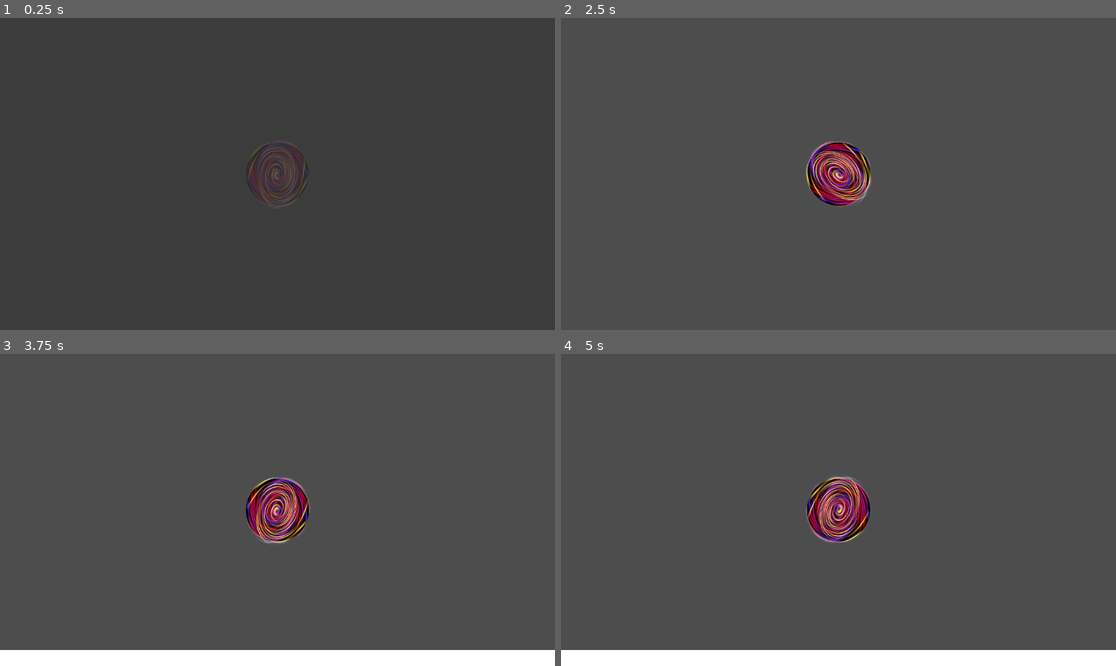
Above: before the commit, frames 1-4 (two rows, left to right).
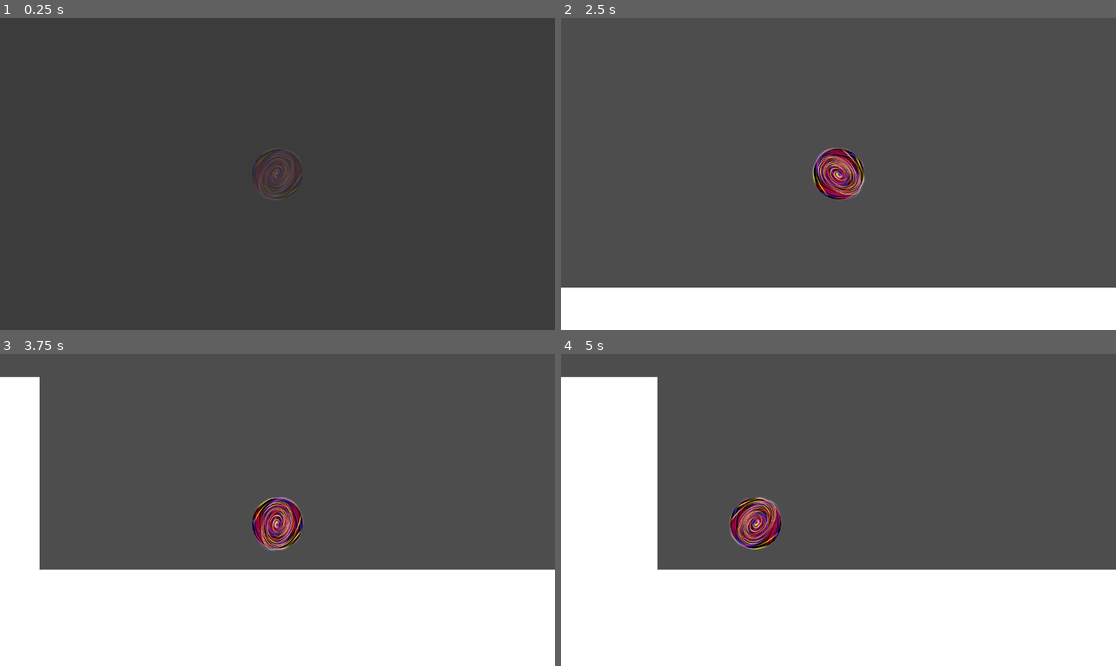
Above: after the commit, the same moments.

Repository: starlight426/TeamSevenGame
Game: Godot game, scene res://main.tscn
The game is run twice, just before and just after one commit, with the same random seed, the same clock (stepped at 60 frames per second) and the same inputs.
Inputs (mouse positions are in pixels of both pictures, inside the frame that each line leads up to):
- Up to frame 1 (0.25 s): no input
- Up to frame 2 (2.5 s): move the mouse to (960, 158) at 0.52 s; hold A (a_press) 0.53-1.28 s; tap Enter at 1.25 s; move the mouse to (727, 189) at 1.27 s; tap D (d_press) at 1.35 s; tap Space at 2 s; move the mouse to (894, 105) at 2.02 s; hold S (s_press) from 2.03 s (still down)
- Up to frame 3 (3.75 s): move the mouse to (249, 572) at 2.77 s; release S (s_press) at 2.78 s; tap W (w_press) at 2.85 s; tap Enter at 3.5 s; move the mouse to (444, 556) at 3.52 s; hold A (a_press) from 3.53 s (still down)
- Up to frame 4 (5 s): move the mouse to (672, 463) at 4.27 s; release A (a_press) at 4.28 s; tap D (d_press) at 4.35 s

The runs differ from the first frame. In frame 1, 0.4% of the frame differs, in the area x 44-56%, y 39-61%; in frame 2, 15%; in frame 3, 32%; in frame 4, 40%, in the area x 0-100%, y 7-95%.

Commit message:
push for 3/9

Diff:
--- a/Combat Scenes/Bullet Scenes/bullet.tscn
+++ b/Combat Scenes/Bullet Scenes/bullet.tscn
@@ -10,6 +10,9 @@
 radius = 27.0
 
 [node name="Circlebullet" type="CharacterBody2D"]
+light_mask = 2
+visibility_layer = 2
+z_index = -1
 collision_layer = 0
 collision_mask = 0
 script = ExtResource("1_kvwl7")
@@ -21,6 +24,8 @@
 shape = SubResource("CircleShape2D_su7xf")
 
 [node name="Sprite2D" type="Sprite2D" parent="."]
+light_mask = 2
+visibility_layer = 2
 texture_filter = 1
 position = Vector2(12, -1)
 rotation = 1.5708
--- a/Combat Scenes/Enemy Scenes/enemy_circle_basic.tscn
+++ b/Combat Scenes/Enemy Scenes/enemy_circle_basic.tscn
@@ -8,7 +8,6 @@
 radius = 100.0
 
 [node name="EnemyCircleBasic" type="CharacterBody2D"]
-rotation = 1.5708
 script = ExtResource("1_akfuv")
 
 [node name="CollisionShape2D" type="CollisionShape2D" parent="."]
@@ -16,8 +15,8 @@
 shape = SubResource("CircleShape2D_fybhy")
 
 [node name="Sprite2D" type="Sprite2D" parent="."]
+rotation = -1.5708
 texture = ExtResource("2_cr1ln")
 
 [node name="TargetDetector" parent="." instance=ExtResource("3_bwdb7")]
-visible = false
-scale = Vector2(10, 10)
+scale = Vector2(20, 20)
--- a/Combat Scenes/Enemy Scenes/enemy_circle_corrupted.tscn
+++ b/Combat Scenes/Enemy Scenes/enemy_circle_corrupted.tscn
@@ -8,17 +8,13 @@
 radius = 100.0
 
 [node name="EnemyCircleCorrupted" type="CharacterBody2D"]
-rotation = 1.5708
 script = ExtResource("1_1rgqo")
 
 [node name="CollisionShape2D" type="CollisionShape2D" parent="."]
-visible = false
 shape = SubResource("CircleShape2D_fybhy")
 
 [node name="Sprite2D" type="Sprite2D" parent="."]
-rotation = 3.14159
 texture = ExtResource("2_nywh3")
 
 [node name="TargetDetector" parent="." instance=ExtResource("3_uds4y")]
-visible = false
-scale = Vector2(10, 10)
+scale = Vector2(100, 100)
--- /dev/null
+++ b/Combat Scenes/Enemy Scenes/enemy_circle_wave.tscn
@@ -0,0 +1,34 @@
+[gd_scene load_steps=5 format=3 uid="uid://cdfypqi8cem6m"]
+
+[ext_resource type="Script" uid="uid://bp25vb2ebvwto" path="res://Scripts/Combat/enemy_circle_wave.gd" id="1_ayii6"]
+[ext_resource type="Texture2D" uid="uid://cjmnm80y4xmca" path="res://Assets/spritePNGs/Enemy_Wave_Circ.png" id="2_amkoj"]
+[ext_resource type="PackedScene" uid="uid://sus6s80ptul7" path="res://AI Modules/Detectors/target_detector.tscn" id="3_if2d3"]
+
+[sub_resource type="CircleShape2D" id="CircleShape2D_fybhy"]
+radius = 304.081
+
+[node name="EnemyCircleWave" type="CharacterBody2D"]
+script = ExtResource("1_ayii6")
+
+[node name="CollisionShape2D" type="CollisionShape2D" parent="."]
+position = Vector2(-63, 0)
+scale = Vector2(0.595, 0.595)
+shape = SubResource("CircleShape2D_fybhy")
+
+[node name="Sprite2D" type="Sprite2D" parent="."]
+position = Vector2(11, 1)
+rotation = -1.5708
+texture = ExtResource("2_amkoj")
+
+[node name="TargetDetector" parent="." instance=ExtResource("3_if2d3")]
+visible = false
+scale = Vector2(20, 20)
+
+[node name="bullet_marker_1" type="Marker2D" parent="."]
+position = Vector2(135, -165)
+
+[node name="bullet_marker_2" type="Marker2D" parent="."]
+position = Vector2(209, 0)
+
+[node name="bullet_marker_3" type="Marker2D" parent="."]
+position = Vector2(135, 165)
--- a/Room Scenes/Circle City/circle_houses_1.tscn
+++ b/Room Scenes/Circle City/circle_houses_1.tscn
@@ -7,8 +7,9 @@
 
 [node name="exit" parent="." instance=ExtResource("1_a1ptf")]
 position = Vector2(-4000, 0)
-target_room = ""
+target_room = "circle_corridor"
 target_entrance = "from_right"
+target_group = "Circle City"
 
 [node name="exit4" parent="." instance=ExtResource("1_a1ptf")]
 position = Vector2(0, 4000)
@@ -22,8 +23,9 @@
 
 [node name="exit3" parent="." instance=ExtResource("1_a1ptf")]
 position = Vector2(4000, 0)
-target_room = ""
-target_entrance = "from_left"
+target_room = "circle_corridor"
+target_entrance = "from_bottomleft"
+target_group = "Circle City"
 
 [node name="WallSquare" parent="." instance=ExtResource("2_nspbo")]
 position = Vector2(-3000, -4000)
@@ -35,19 +37,19 @@
 
 [node name="WallSquare8" parent="." instance=ExtResource("2_nspbo")]
 position = Vector2(3000, 4000)
-scale = Vector2(10, 6)
+scale = Vector2(20, 6)
 
 [node name="WallSquare3" parent="." instance=ExtResource("2_nspbo")]
 position = Vector2(3000, -4000)
-scale = Vector2(10, 6)
+scale = Vector2(20, 6)
 
 [node name="WallSquare2" parent="." instance=ExtResource("2_nspbo")]
 position = Vector2(4000, -3000)
 scale = Vector2(6, 10)
 
 [node name="WallSquare5" parent="." instance=ExtResource("2_nspbo")]
-position = Vector2(-4000, -3000)
-scale = Vector2(6, 10)
+position = Vector2(-4000, -4000)
+scale = Vector2(6, 20)
 
 [node name="WallSquare6" parent="." instance=ExtResource("2_nspbo")]
 position = Vector2(-4000, 3000)
--- a/Room Scenes/Circle City/circle_houses_2.tscn
+++ b/Room Scenes/Circle City/circle_houses_2.tscn
@@ -1,14 +1,15 @@
-[gd_scene load_steps=3 format=3 uid="uid://bmslb4qpqj4un"]
+[gd_scene load_steps=3 format=3 uid="uid://dv0lfkuedqrkn"]
 
 [ext_resource type="PackedScene" uid="uid://duhokojc6cecj" path="res://Overworld Scenes/Object Scenes/exit.tscn" id="1_w2ptu"]
 [ext_resource type="PackedScene" uid="uid://dsrmf6yrx14yl" path="res://Overworld Scenes/Object Scenes/wall_square.tscn" id="2_60dey"]
 
-[node name="TemplateRoom" type="Node2D"]
+[node name="TemplateRoom2" type="Node2D"]
 
 [node name="exit" parent="." instance=ExtResource("1_w2ptu")]
 position = Vector2(-4000, 0)
-target_room = ""
+target_room = "circle_corridor"
 target_entrance = "from_right"
+target_group = "Circle CIty"
 
 [node name="exit4" parent="." instance=ExtResource("1_w2ptu")]
 position = Vector2(0, 4000)
@@ -22,8 +23,9 @@
 
 [node name="exit3" parent="." instance=ExtResource("1_w2ptu")]
 position = Vector2(4000, 0)
-target_room = ""
-target_entrance = "from_left"
+target_room = "circle_corridor"
+target_entrance = "from_bottomleft"
+target_group = "Circle City"
 
 [node name="WallSquare" parent="." instance=ExtResource("2_60dey")]
 position = Vector2(-3000, -4000)
@@ -35,19 +37,19 @@
 
 [node name="WallSquare8" parent="." instance=ExtResource("2_60dey")]
 position = Vector2(3000, 4000)
-scale = Vector2(10, 6)
+scale = Vector2(20, 6)
 
 [node name="WallSquare3" parent="." instance=ExtResource("2_60dey")]
 position = Vector2(3000, -4000)
-scale = Vector2(10, 6)
+scale = Vector2(20, 6)
 
 [node name="WallSquare2" parent="." instance=ExtResource("2_60dey")]
-position = Vector2(4000, -3000)
+position = Vector2(4000, -1500)
 scale = Vector2(6, 10)
 
 [node name="WallSquare5" parent="." instance=ExtResource("2_60dey")]
-position = Vector2(-4000, -3000)
-scale = Vector2(6, 10)
+position = Vector2(-4000, -5500)
+scale = Vector2(6, 20)
 
 [node name="WallSquare6" parent="." instance=ExtResource("2_60dey")]
 position = Vector2(-4000, 3000)
--- a/Room Scenes/Circle City/circle_houses_3.tscn
+++ b/Room Scenes/Circle City/circle_houses_3.tscn
@@ -1,59 +1,60 @@
-[gd_scene load_steps=3 format=3 uid="uid://cq88p4x1lvp1"]
+[gd_scene load_steps=3 format=3 uid="uid://sa23jm0hevja"]
 
-[ext_resource type="PackedScene" uid="uid://duhokojc6cecj" path="res://Overworld Scenes/Object Scenes/exit.tscn" id="1_psflg"]
-[ext_resource type="PackedScene" uid="uid://dsrmf6yrx14yl" path="res://Overworld Scenes/Object Scenes/wall_square.tscn" id="2_ledtx"]
+[ext_resource type="PackedScene" uid="uid://duhokojc6cecj" path="res://Overworld Scenes/Object Scenes/exit.tscn" id="1_gh20l"]
+[ext_resource type="PackedScene" uid="uid://dsrmf6yrx14yl" path="res://Overworld Scenes/Object Scenes/wall_square.tscn" id="2_yu36y"]
 
 [node name="TemplateRoom" type="Node2D"]
 
-[node name="exit" parent="." instance=ExtResource("1_psflg")]
+[node name="exit" parent="." instance=ExtResource("1_gh20l")]
 position = Vector2(-4000, 0)
 target_room = ""
 target_entrance = "from_right"
 
-[node name="exit4" parent="." instance=ExtResource("1_psflg")]
+[node name="exit4" parent="." instance=ExtResource("1_gh20l")]
 position = Vector2(0, 4000)
 target_room = ""
 target_entrance = "from_top"
 
-[node name="exit2" parent="." instance=ExtResource("1_psflg")]
+[node name="exit2" parent="." instance=ExtResource("1_gh20l")]
 position = Vector2(0, -4000)
 target_room = ""
 target_entrance = "from_bottom"
 
-[node name="exit3" parent="." instance=ExtResource("1_psflg")]
+[node name="exit3" parent="." instance=ExtResource("1_gh20l")]
 position = Vector2(4000, 0)
-target_room = ""
-target_entrance = "from_left"
+target_room = "circle_corridor"
+target_entrance = "from_topleft"
+target_group = "Circle City"
 
-[node name="WallSquare" parent="." instance=ExtResource("2_ledtx")]
+[node name="WallSquare" parent="." instance=ExtResource("2_yu36y")]
 position = Vector2(-3000, -4000)
 scale = Vector2(10, 6)
 
-[node name="WallSquare7" parent="." instance=ExtResource("2_ledtx")]
+[node name="WallSquare7" parent="." instance=ExtResource("2_yu36y")]
 position = Vector2(-3000, 4000)
 scale = Vector2(10, 6)
 
-[node name="WallSquare8" parent="." instance=ExtResource("2_ledtx")]
+[node name="WallSquare8" parent="." instance=ExtResource("2_yu36y")]
 position = Vector2(3000, 4000)
-scale = Vector2(10, 6)
+scale = Vector2(20, 6)
 
-[node name="WallSquare3" parent="." instance=ExtResource("2_ledtx")]
+[node name="WallSquare3" parent="." instance=ExtResource("2_yu36y")]
 position = Vector2(3000, -4000)
-scale = Vector2(10, 6)
+scale = Vector2(20, 6)
 
-[node name="WallSquare2" parent="." instance=ExtResource("2_ledtx")]
+[node name="WallSquare2" parent="." instance=ExtResource("2_yu36y")]
 position = Vector2(4000, -3000)
 scale = Vector2(6, 10)
 
-[node name="WallSquare5" parent="." instance=ExtResource("2_ledtx")]
+[node name="WallSquare5" parent="." instance=ExtResource("2_yu36y")]
 position = Vector2(-4000, -3000)
-scale = Vector2(6, 10)
+scale = Vector2(6, 20)
 
-[node name="WallSquare6" parent="." instance=ExtResource("2_ledtx")]
+[node name="WallSquare6" parent="." instance=ExtResource("2_yu36y")]
 position = Vector2(-4000, 3000)
 scale = Vector2(6, 10)
 
-[node name="WallSquare4" parent="." instance=ExtResource("2_ledtx")]
+[node name="WallSquare4" parent="." instance=ExtResource("2_yu36y")]
 position = Vector2(4000, 3000)
 scale = Vector2(6, 10)
 
--- a/Room Scenes/Circle Mantle/mantle_-20.tscn
+++ b/Room Scenes/Circle Mantle/mantle_-20.tscn
@@ -7,8 +7,8 @@
 
 [node name="exit" parent="." instance=ExtResource("1_x8nhq")]
 position = Vector2(4104, 850)
-target_room = "mantle_-20"
-target_entrance = "from_bottom"
+target_room = "mantle_00"
+target_entrance = "from_left"
 target_group = "Circle Mantle"
 
 [node name="exit2" parent="." instance=ExtResource("1_x8nhq")]
@@ -18,7 +18,7 @@
 
 [node name="exit3" parent="." instance=ExtResource("1_x8nhq")]
 position = Vector2(5134, -9028)
-target_room = ""
+target_room = "mantle_"
 target_entrance = "from_left"
 
 [node name="left_camera_limit" type="Marker2D" parent="."]
--- a/Room Scenes/Circle Mantle/mantle_02.tscn
+++ b/Room Scenes/Circle Mantle/mantle_02.tscn
@@ -6,12 +6,12 @@
 [node name="TemplateRoom" type="Node2D"]
 
 [node name="exit" parent="." instance=ExtResource("1_tommf")]
-position = Vector2(-4000, 0)
+position = Vector2(-5500, 0)
 target_room = ""
 target_entrance = "from_right"
 
 [node name="exit4" parent="." instance=ExtResource("1_tommf")]
-position = Vector2(0, 4000)
+position = Vector2(0, 7000)
 target_room = ""
 target_entrance = "from_top"
 
@@ -26,16 +26,16 @@
 target_entrance = "from_left"
 
 [node name="left_camera_limit" type="Marker2D" parent="."]
-position = Vector2(-3500, 0)
+position = Vector2(-6000, 0)
 
 [node name="from_left" type="Marker2D" parent="."]
-position = Vector2(-3000, 0)
+position = Vector2(-5000, 0)
 
 [node name="from_right" type="Marker2D" parent="."]
 position = Vector2(3000, 0)
 
 [node name="from_bottom" type="Marker2D" parent="."]
-position = Vector2(0, 3000)
+position = Vector2(0, 5500)
 
 [node name="from_top" type="Marker2D" parent="."]
 position = Vector2(0, -3000)
@@ -47,10 +47,10 @@
 position = Vector2(0, -3500)
 
 [node name="bottom_camera_limit" type="Marker2D" parent="."]
-position = Vector2(0, 3500)
+position = Vector2(0, 6500)
 
 [node name="WallMantle" parent="." instance=ExtResource("2_6glk7")]
-position = Vector2(-4125, -3447)
+position = Vector2(-5000, -3500)
 scale = Vector2(5, 5)
 
 [node name="WallMantle2" parent="." instance=ExtResource("2_6glk7")]
@@ -62,7 +62,7 @@
 scale = Vector2(5, 5)
 
 [node name="WallMantle4" parent="." instance=ExtResource("2_6glk7")]
-position = Vector2(-2995, 3933)
+position = Vector2(-3000, 7000)
 scale = Vector2(5, 5)
 
 [node name="WallMantle5" parent="." instance=ExtResource("2_6glk7")]
@@ -78,9 +78,9 @@
 scale = Vector2(5, 5)
 
 [node name="WallMantle9" parent="." instance=ExtResource("2_6glk7")]
-position = Vector2(-7539, -248)
+position = Vector2(-8500, -3.05176e-05)
 scale = Vector2(5, 5)
 
 [node name="WallMantle8" parent="." instance=ExtResource("2_6glk7")]
-position = Vector2(3366, 3968)
+position = Vector2(3000, 6500)
 scale = Vector2(5, 5)
--- a/Scripts/Combat/clidean_ai.gd
+++ b/Scripts/Combat/clidean_ai.gd
@@ -1,11 +1,13 @@
 extends CharacterBody2D
 
 @export var hp = 1000
+var max_hp = hp
 @export var team = "circle"
 var target = null
 var last_shot_angle = 0.0
 var fire_ready = false
-@export var fire_rate = 1.0
+var passive_fire_rate = 0.3
+var firing_passive_bullets = false
 var rotation_speed = PI / 32
 var color = "default"
 var type = "default"
@@ -16,15 +18,15 @@
 @export var bullet_count = 8
 
 var phase = 1  # Tracks the current phase
-var mode_switch_timer = 0.0  # Timer for switching movement modes
-@export var mode_switch_interval = 3.0  # Interval for movement mode change
 
 # Called when the node enters the scene
 func _ready() -> void:
 	$TargetDetector.update_parent_target.connect(update_target)
 	await get_tree().create_timer(0.5).timeout
 	fire_ready = true
-	mode_switch_timer = mode_switch_interval
+
+func start_battle():
+	pass
 
 # Called every frame
 func _physics_process(delta: float) -> void:
@@ -33,14 +35,14 @@
 		move_based_on_mode(delta)
 		global_rotation = lerp_angle(global_rotation, (target.global_position - global_position).angle(), rotation_speed)
 
-		if fire_ready:
-			fire()
+	if fire_ready:
+		passive_fire()
 
 		# Handle mode switching
-		mode_switch_timer -= delta
-		if mode_switch_timer <= 0:
-			choose_random_move_mode()
-			mode_switch_timer = mode_switch_interval
+		#mode_switch_timer -= delta
+		#if mode_switch_timer <= 0:
+		#	choose_random_move_mode()
+		#	mode_switch_timer = mode_switch_interval
 
 		# Check phase changes based on HP
 		check_phase()
@@ -63,24 +65,13 @@
 		velocity = Vector2.ZERO
 
 # Shooting function
-func fire() -> void:
-	var random_angle = randf_range(PI, 2 * PI) + last_shot_angle
+func passive_fire() -> void:
+	var random_angle = randf_range(PI/2, 3 * PI/2) + last_shot_angle
 	last_shot_angle = random_angle
-
-	# Fire based on the current phase
-	match phase:
-		1:
-			fire_basic_bullets()
-		2:
-			fire_aggressive_bullets()
-		3:
-			fire_artillery_bullets()
-		4:
-			fire_chaos_bullets()
 
 	# Reset fire readiness after cooldown
 	fire_ready = false
-	await get_tree().create_timer(1 / fire_rate).timeout
+	await get_tree().create_timer(1/passive_fire_rate).timeout
 	fire_ready = true
 
 # Fire basic bullets in a simple circle pattern
@@ -110,25 +101,28 @@
 func check_phase():
 	if hp <= 750 and phase == 1:
 		phase = 2
-		fire_rate = 1.5
+		passive_fire_rate = 1.5
 		move_speed *= 1.2
 	elif hp <= 500 and phase == 2:
 		phase = 3
-		fire_rate = 1.2
+		passive_fire_rate = 1.2
 		move_speed *= 0.8
 	elif hp <= 250 and phase == 3:
 		phase = 4
-		fire_rate = 2.0
+		passive_fire_rate = 2.0
 		move_speed *= 1.5
 
 # Choose a random movement mode
-func choose_random_move_mode():
-	var random_choice = randi() % 3
-	match random_choice:
-		0:
-			move_mode = "chase"
-		1:
-			move_mode = "strafe"
-			strafe_direction = "clockwise" if randi() % 2 == 0 else "counterclockwise"
-		2:
-			move_mode = "stay"
+#func choose_random_move_mode():
+#	var random_choice = randi() % 3
+#	match random_choice:
+#		0:
+#			move_mode = "chase"
+#		1:
+#			move_mode = "strafe"
+#			strafe_direction = "clockwise" if randi() % 2 == 0 else "counterclockwise"
+#		2:
+#			move_mode = "stay"
+
+func update_target(body):
+	target = body
--- a/Scripts/Combat/enemy_circle_basic.gd
+++ b/Scripts/Combat/enemy_circle_basic.gd
@@ -2,6 +2,7 @@
 
 @export var hp = 50
 @export var team = "circle"
+@export var speed = 500
 var target = null
 var closest_danger = null
 var fire_ready = false
@@ -9,7 +10,6 @@
 var rotation_speed = PI/32
 var color = "default"
 var type = "default"
-
 
 # Called when the node enters the scene tree for the first time.
 func _ready() -> void:
@@ -19,16 +19,19 @@
 
 # Called every frame. 'delta' is the elapsed time since the previous frame.
 func _physics_process(delta: float) -> void:
+
 	if(target):
+		velocity = Vector2(speed,0).rotated(global_rotation)
 		# smoothly turns to target if it exists
 		global_rotation = lerp_angle(global_rotation,(target.global_position - global_position).angle(),rotation_speed)
 		# fires if target exists
 		if(fire_ready):
 			fire()
 
+	move_and_slide()
 func fire():
 	fire_ready = false
-	AttackSpawner.spawn_bullets(global_position,global_rotation,"single",1,0,"default","circle","straight",1000,2,30,"circle","purple",0,0,0)
+	AttackSpawner.spawn_bullets(global_position,global_rotation,"single",1,0,"default","circle","straight",2000,3,30,"circle","purple",0,0,0)
 	await get_tree().create_timer(1/fire_rate).timeout
 	fire_ready = true
 
--- a/Scripts/Combat/enemy_circle_corrupted.gd
+++ b/Scripts/Combat/enemy_circle_corrupted.gd
@@ -9,9 +9,10 @@
 var turn_ready = false
 var home_position = global_position
 var fire_direction = global_rotation
+var turn_angle = global_rotation
 @export var fire_rate = 4.0
-@export var turn_rate = 0.3
-var rotation_speed = PI/8
+@export var turn_rate = 0.5
+var rotation_speed = PI/16
 var color = "default"
 var type = "default"
 var rng
@@ -23,35 +24,33 @@
 	fire_ready = true
 	turn_ready = true
 	rng = RandomNumberGenerator.new()
-	velocity = Vector2(0,speed)
-
 
 # Called every frame. 'delta' is the elapsed time since the previous frame.
 func _physics_process(delta: float) -> void:
 	if(fire_ready):
 		fire()
-
 	#TODO: make it actually move towards target angle, will fix
 	if(turn_ready):
-		var turn_angle
 		if(target):
 			# turns vaguely towards target if it exists
 			home_position = global_position
-			turn_angle = target.global_position - global_position.angle()+rng.randf_range(-2*PI/3,2*PI/3)
+			turn_angle = (target.global_position - global_position).angle()+rng.randf_range(-PI/2,PI/2)
 		else:
 			if(global_position.distance_to(home_position) > 2000):
 				# turns sharply towards home if far away
-					global_rotation = lerp_angle(global_rotation,(home_position - global_position).angle()+rng.randf_range(-PI/6,PI/6),rotation_speed)
+				turn_angle = (home_position - global_position).angle()+rng.randf_range(-PI/6,PI/6)
 			else:
 				# turns vaguely towards home
-					global_rotation = lerp_angle(global_rotation,(home_position - global_position).angle()+rng.randf_range(-PI/2,PI/2),rotation_speed)
+				turn_angle = (home_position - global_position).angle()+rng.randf_range(-PI/2,PI/2)
 		turn_cooldown()
+	global_rotation = lerp_angle(global_rotation,turn_angle,rotation_speed)
+	velocity = Vector2(speed,0).rotated(global_rotation)
 	move_and_slide()
 
 func fire():
 	fire_ready = false
-	fire_direction = fire_direction - PI + rng.randf_range(-PI/2,PI/2)
-	AttackSpawner.spawn_bullets(global_position,fire_direction,"single",1,0,"default","circle","straight",1000,2,30,"circle","purple",0,0,0)
+	fire_direction = fire_direction - PI + rng.randf_range(-2*PI/3,2*PI/3)
+	AttackSpawner.spawn_bullets(global_position,fire_direction,"single",1,0,"default","circle","straight",2000,3,30,"circle","purple",0,0,0)
 	await get_tree().create_timer(1/fire_rate).timeout
 	fire_ready = true
 
--- /dev/null
+++ b/Scripts/Combat/enemy_circle_wave.gd
@@ -0,0 +1,44 @@
+extends CharacterBody2D
+
+@export var hp = 50
+@export var team = "circle"
+@export var speed = 500
+var target = null
+var closest_danger = null
+var fire_ready = false
+@export var fire_rate = 1.0
+var rotation_speed = PI/32
+var color = "default"
+var type = "default"
+
+# Called when the node enters the scene tree for the first time.
+func _ready() -> void:
+	$TargetDetector.update_parent_target.connect(update_target)
+	await get_tree().create_timer(0.5).timeout
+	fire_ready = true
+
+# Called every frame. 'delta' is the elapsed time since the previous frame.
+func _physics_process(delta: float) -> void:
+
+	if(target):
+		velocity = Vector2(speed,0).rotated(global_rotation)
+		# smoothly turns to target if it exists
+		global_rotation = lerp_angle(global_rotation,(target.global_position - global_position).angle(),rotation_speed)
+		# fires if target exists
+		if(fire_ready):
+			fire()
+
+	move_and_slide()
+func fire():
+	fire_ready = false
+	AttackSpawner.spawn_bullets($bullet_marker_1.global_position,PI/4,"single",1,0,"default","circle","straight",2000,3,30,"circle","purple",0,0,0)
+	AttackSpawner.spawn_bullets($bullet_marker_2.global_position,global_rotation,"single",1,0,"default","circle","straight",2000,3,30,"circle","purple",0,0,0)
+	AttackSpawner.spawn_bullets($bullet_marker_3.global_position,-PI/4,"single",1,0,"default","circle","straight",2000,3,30,"circle","purple",0,0,0)
+	await get_tree().create_timer(1/fire_rate).timeout
+	fire_ready = true
+
+func update_target(body):
+	target = body
+
+func take_damage(dmg):
+	hp -= dmg
--- a/Scripts/player.gd
+++ b/Scripts/player.gd
@@ -1,6 +1,6 @@
 extends CharacterBody2D
 
-@export var speed = 2000
+@export var speed = 3000
 @export var hp = 100
 @export var team = "cigil"
 
--- a/UI Scenes/transition_screen.tscn
+++ b/UI Scenes/transition_screen.tscn
@@ -53,9 +53,9 @@
 
 [sub_resource type="AnimationLibrary" id="AnimationLibrary_nfcyb"]
 _data = {
-"RESET": SubResource("Animation_33ise"),
-"fade_to_black": SubResource("Animation_chvc5"),
-"fade_to_normal": SubResource("Animation_rvkgr")
+&"RESET": SubResource("Animation_33ise"),
+&"fade_to_black": SubResource("Animation_chvc5"),
+&"fade_to_normal": SubResource("Animation_rvkgr")
 }
 
 [node name="TransitionScreen" type="CanvasLayer"]
@@ -71,5 +71,5 @@
 
 [node name="AnimationPlayer" type="AnimationPlayer" parent="."]
 libraries = {
-"": SubResource("AnimationLibrary_nfcyb")
+&"": SubResource("AnimationLibrary_nfcyb")
 }
--- a/main.tscn
+++ b/main.tscn
@@ -11,5 +11,5 @@
 scale = Vector2(0.7, 0.7)
 
 [node name="Camera2D" type="Camera2D" parent="."]
-zoom = Vector2(0.25, 0.25)
+zoom = Vector2(0.2, 0.2)
 script = ExtResource("4_w7dd5")
--- a/project.godot
+++ b/project.godot
@@ -12,7 +12,7 @@
 
 config/name="TeamSevenGame"
 run/main_scene="res://main.tscn"
-config/features=PackedStringArray("4.3", "Forward Plus")
+config/features=PackedStringArray("4.4", "Forward Plus")
 config/icon="res://Assets/icon.svg"
 
 [autoload]
Not shown, added: AI Modules/Detectors/target_detector.gd.uid
Not shown: 1 places in AI Modules/Detectors/target_detector.tscn that only renumber resources
Not shown: 1 places in Combat Scenes/Bullet Scenes/bullet.tscn that only renumber resources
Not shown: 1 places in Combat Scenes/Enemy Scenes/enemy_circle_basic.tscn that only renumber resources
Not shown: 1 places in Combat Scenes/Enemy Scenes/enemy_circle_corrupted.tscn that only renumber resources
Not shown: 1 places in Combat Scenes/System Scenes/bullet_patterner.tscn that only renumber resources
Not shown: 1 places in Combat Scenes/System Scenes/solid_patterner.tscn that only renumber resources
Not shown: 1 places in Overworld Scenes/Object Scenes/exit.tscn that only renumber resources
Not shown: 1 places in Overworld Scenes/Object Scenes/wall_square.tscn that only renumber resources
Not shown: 1 places in Overworld Scenes/Player Scenes/player.tscn that only renumber resources
Not shown, added: Scripts/Combat/bullet.gd.uid
Not shown, added: Scripts/Combat/bullet_patterner.gd.uid
(and 15 more such lines)
